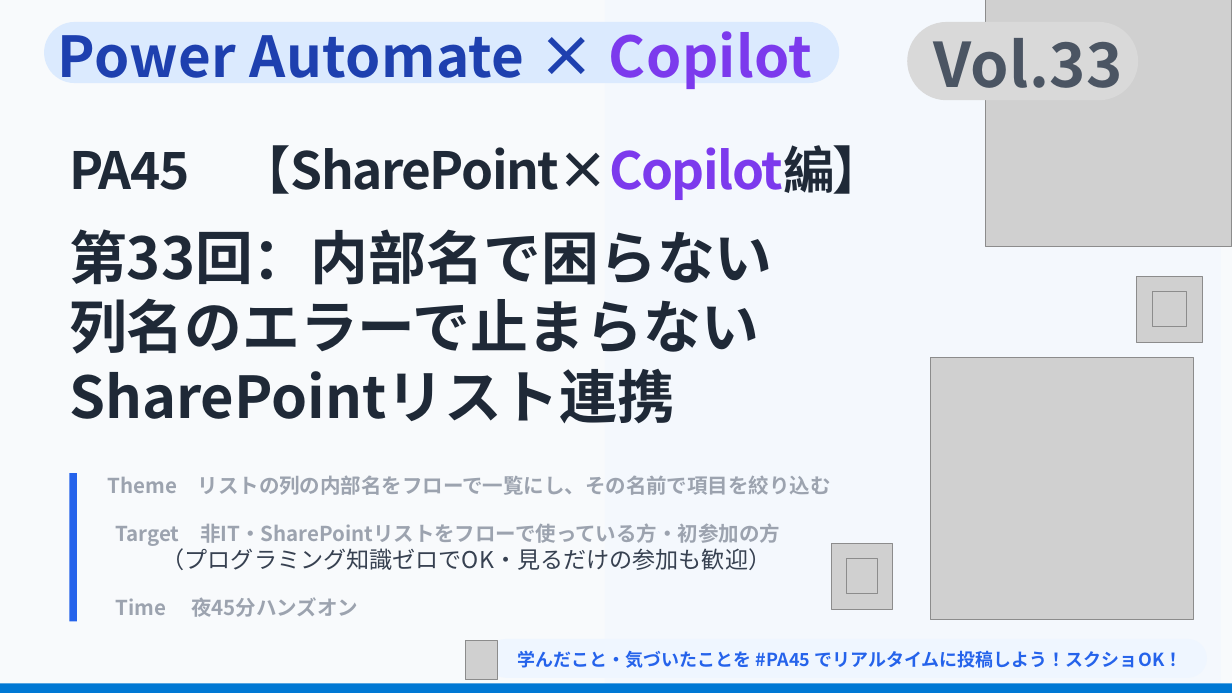
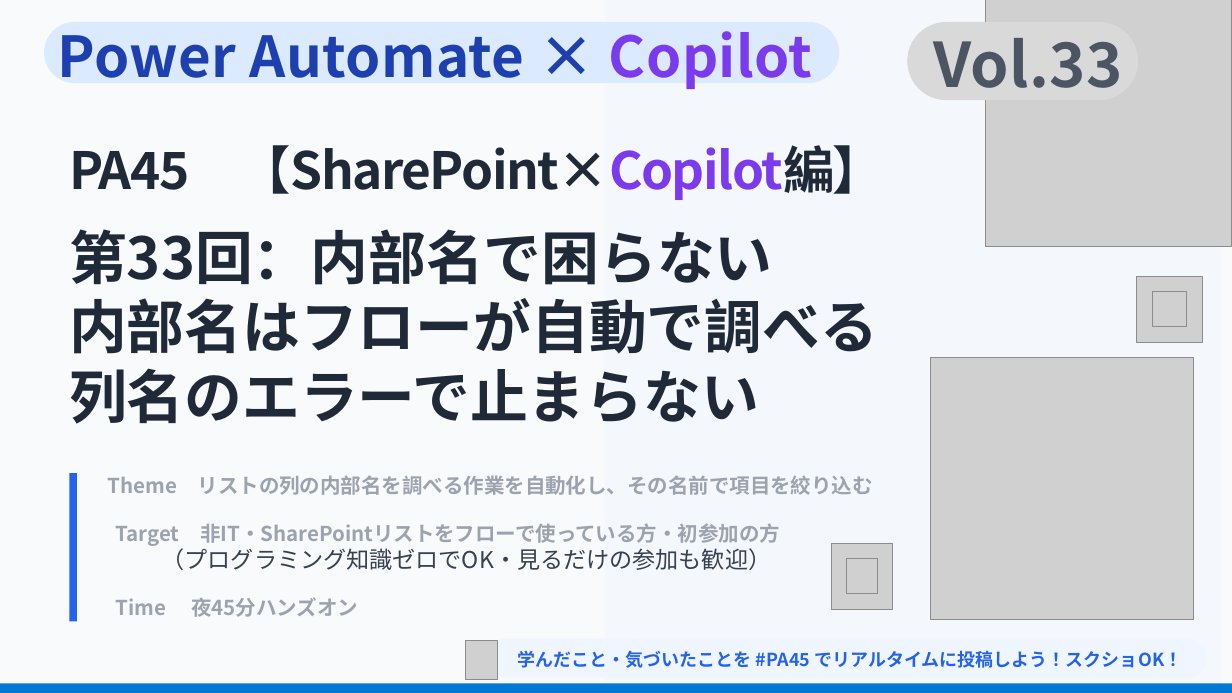
Before and after one commit to Haru-PowerPlatform/pa45, a slide deck: slide 2 of assets/connpass-eyecatch/P033_eyecatch_temp.pptx. Drawn at 1232x693 pixels with LibreOffice and Linux fonts; fonts in the diff are those of the drawing; grey boxes stand for pictures; background and template pictures are left out. Boxes give left, top, right and bottom in pixels: in the first picture for what was removed or moved away, otherwise in the second. Text is boxed around its words. In the diff, an @@ line names an element or a change of style, - is before the commit and + after.

```diff
--- a/assets/connpass-eyecatch/P033_eyecatch_temp.pptx
+++ b/assets/connpass-eyecatch/P033_eyecatch_temp.pptx
@@ text at box(69, 298, 878, 354): paragraph added @@
+内部名はフローが自動で調べる
@@ text at box(69, 369, 675, 424): paragraph removed @@
-SharePointリスト連携
@@ text at box(108, 476, 873, 495): text changed @@
-Theme リストの列の内部名をフローで一覧にし、その名前で項目を絞り込む
+Theme リストの列の内部名を調べる作業を自動化し、その名前で項目を絞り込む
```
Also in this commit, not shown: 2 other files.
